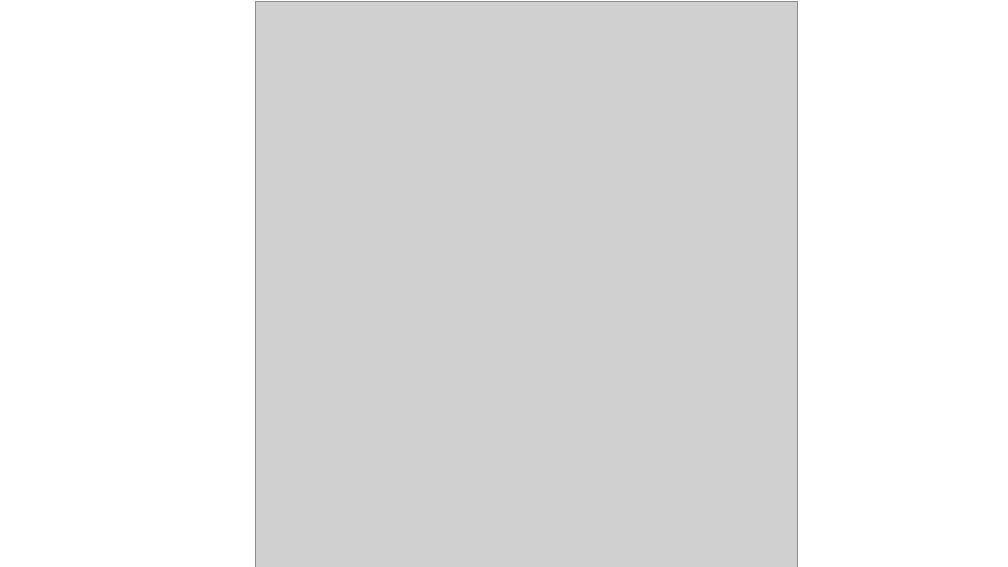
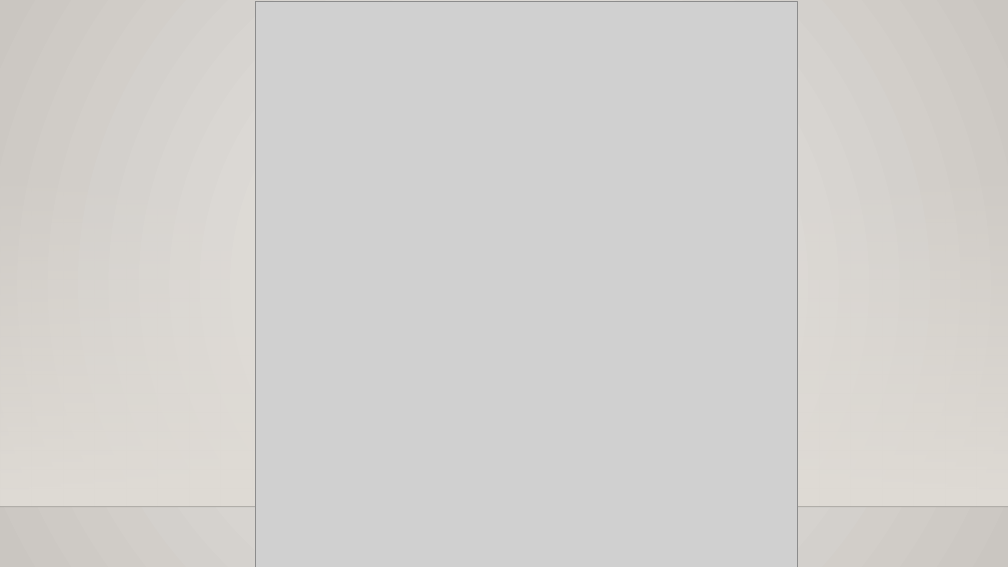
Before and after one commit to hjgoode3/NYCDSA_Python_Project, a slide deck: slide 7 of HG_Project_Presentation.pptx. Drawn at 1008x567 pixels with LibreOffice and Linux fonts; fonts in the diff are those of the drawing; grey boxes stand for pictures; background and template pictures are left out. Boxes give left, top, right and bottom in pixels: in the first picture for what was removed or moved away, otherwise in the second. Text is boxed around its words. In the diff, an @@ line names an element or a change of style, - is before the commit and + after.

```diff
--- a/HG_Project_Presentation.pptx
+++ b/HG_Project_Presentation.pptx
@@ background #FFFFFF to gradient #ECEAE7 to #CAC7C1 @@
@@ rectangle added at [0, 167, 1008, 507], fill gradient #DFDBD5 @@
@@ line added from (0, 507) to (1008, 507), #000001 1 pt @@
```
Also in this commit, not shown: 11 other slides changed, 1 slide added, 1 slide removed, 5 other files.
